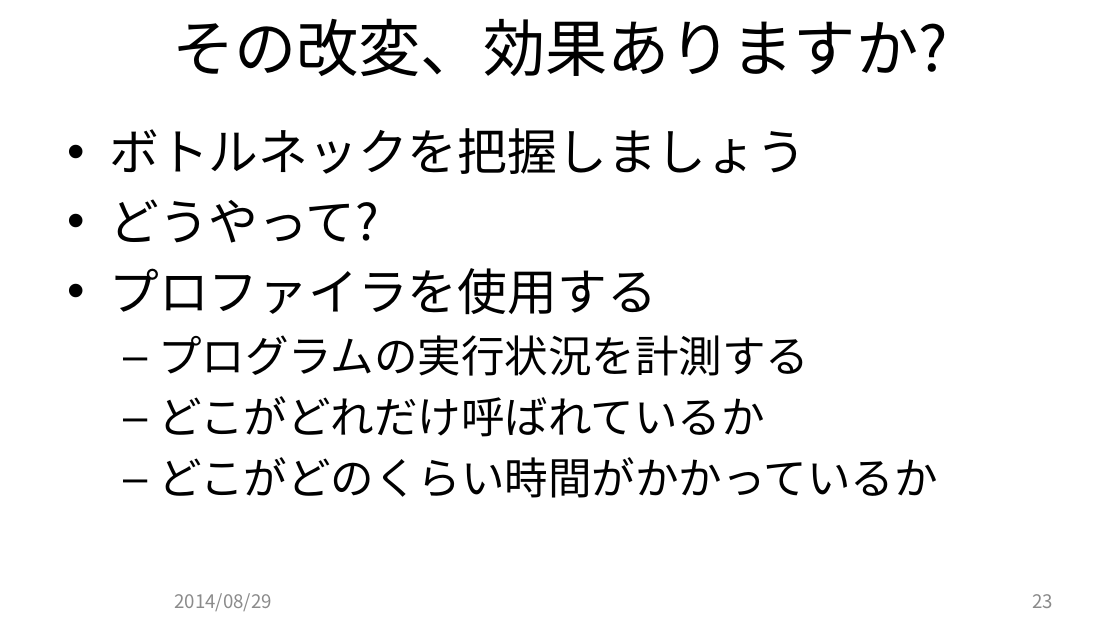
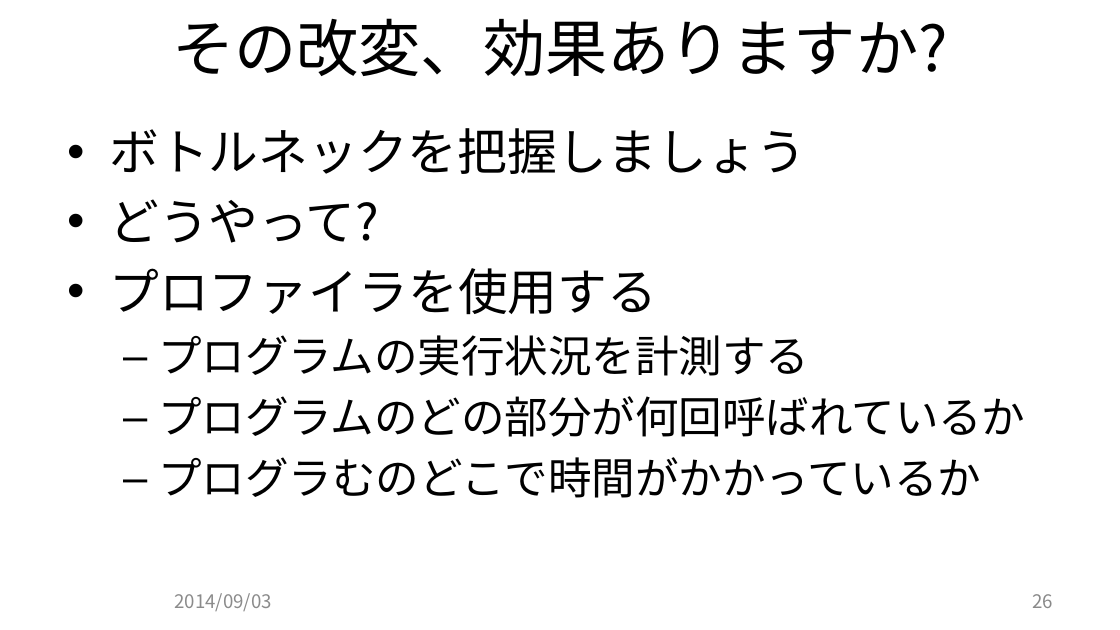
Before and after one commit to JCGS/CEDEC2014, a slide deck: slide 26 of chiyama/2014cedec_chiyama.pptx (slide 23 before the commit). Drawn at 1120x630 pixels with LibreOffice and Linux fonts; fonts in the diff are those of the drawing; background and template pictures are left out. Boxes give left, top, right and bottom in pixels: in the first picture for what was removed or moved away, otherwise in the second. Text is boxed around its words. In the diff, an @@ line names an element or a change of style, - is before the commit and + after.

```diff
--- a/chiyama/2014cedec_chiyama.pptx
+++ b/chiyama/2014cedec_chiyama.pptx
@@ text at bbox=[158, 396, 1025, 498]: text changed @@
-  – どこがどれだけ呼ばれているか
-  – どこがどのくらい時間がかかっているか
+  – プログラムのどの部分が何回呼ばれているか
+  – プログラむのどこで時間がかかっているか
@@ text at bbox=[174, 593, 271, 611]: text changed @@
-2014/08/29
+2014/09/03
@@ page number at bbox=[1032, 594, 1053, 608]: text changed @@
-23
+26
```
Also in this commit, not shown: 28 other slides changed, 3 slides added, 1 other file.
